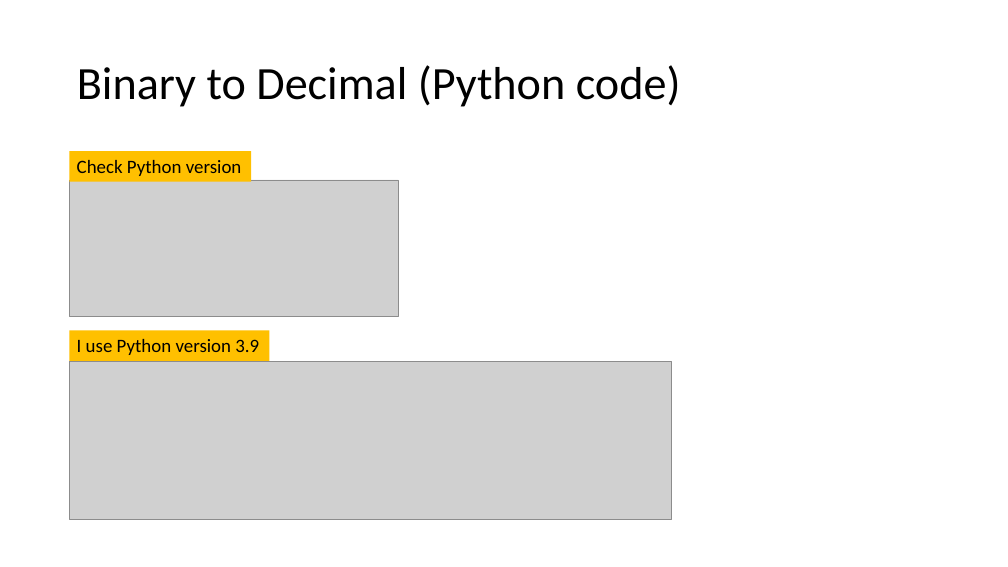
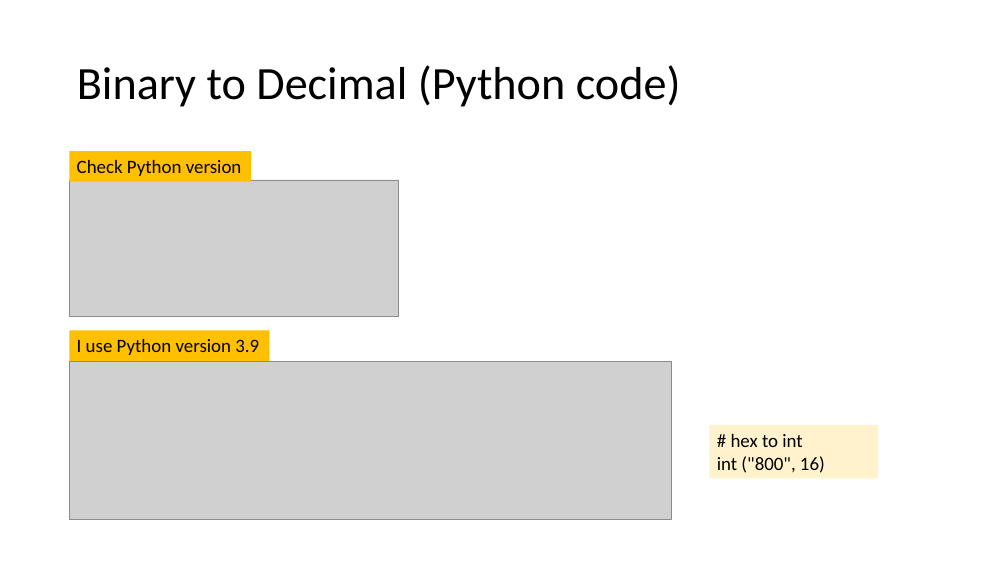
Before and after one commit to frankwxu/digital-forensics-lab, a slide deck: slide 10 of Basic_Computer_Skills_for_Forensics/0_Number_Systems.pptx. Drawn at 1008x567 pixels with LibreOffice and Linux fonts; fonts in the diff are those of the drawing; grey boxes stand for pictures; background and template pictures are left out. Boxes give left, top, right and bottom in pixels: in the first picture for what was removed or moved away, otherwise in the second. Text is boxed around its words. In the diff, an @@ line names an element or a change of style, - is before the commit and + after.

```diff
--- a/Basic_Computer_Skills_for_Forensics/0_Number_Systems.pptx
+++ b/Basic_Computer_Skills_for_Forensics/0_Number_Systems.pptx
@@ rectangle added at (709, 425, 879, 479), fill #FFF2CC, 18 pt, text #000000 @@
+# hex to int
+int ("800", 16)
```
Also in this commit, not shown: 3 other slides changed, 3 slides added, 7 other files.
